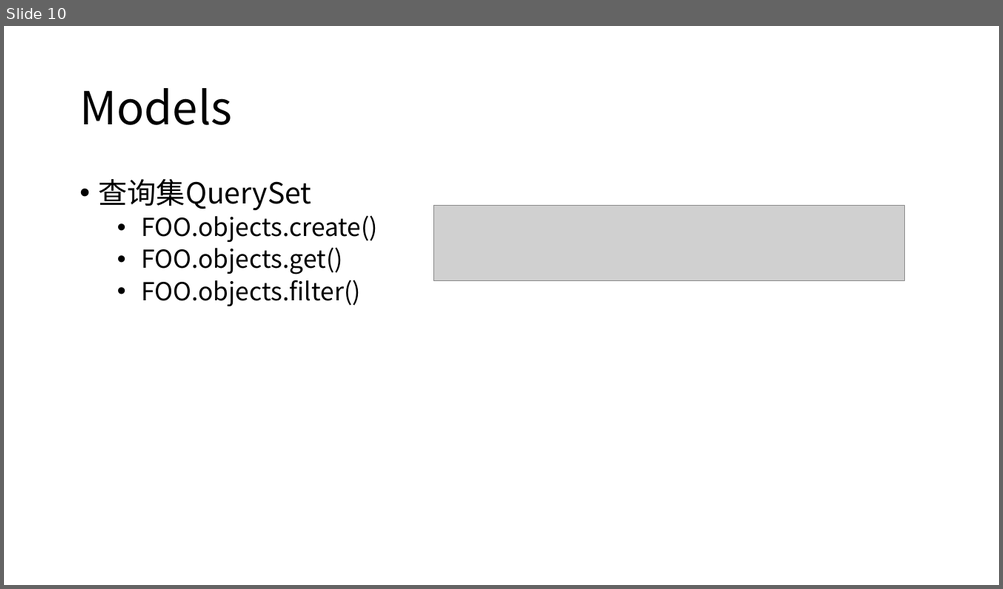
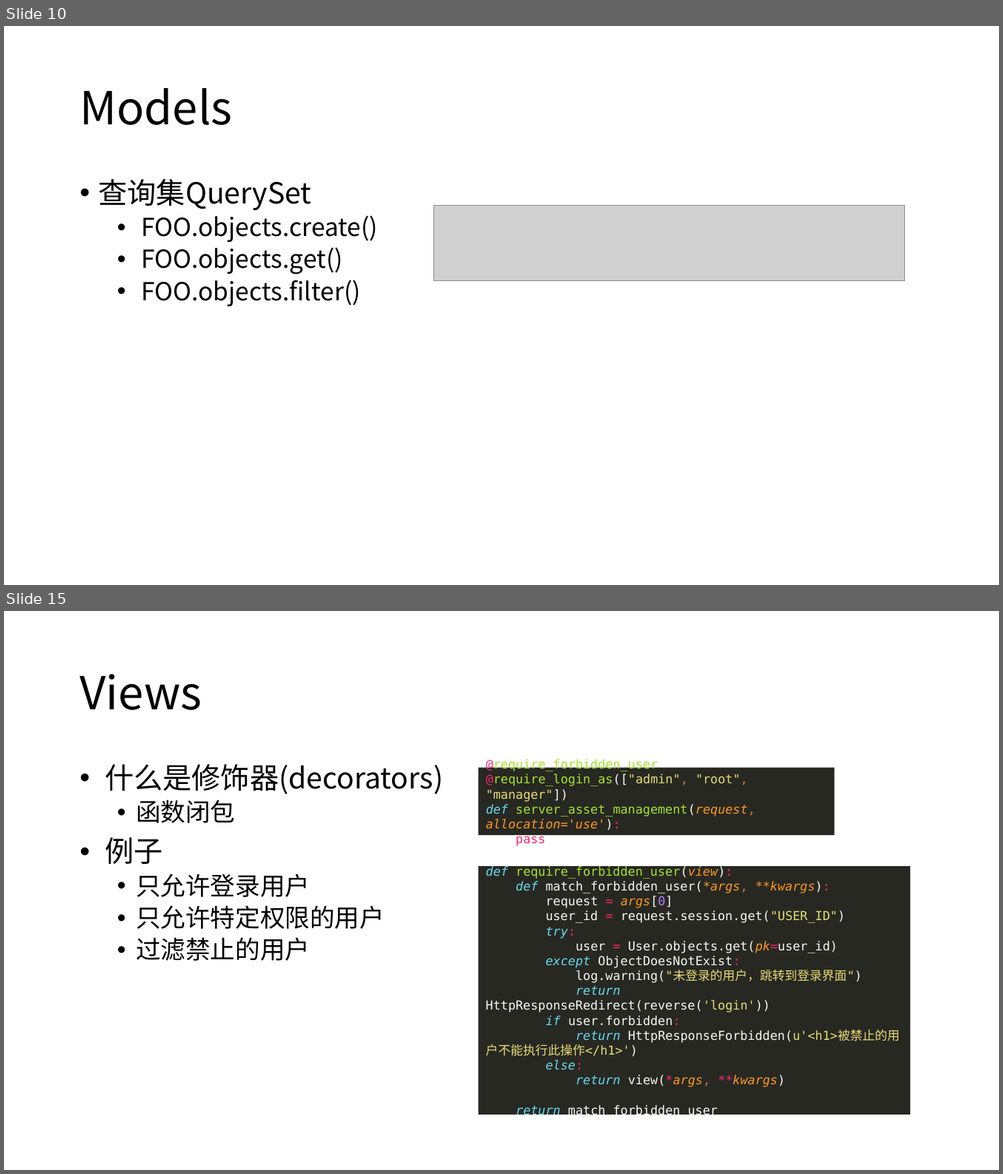
Before and after one commit to renqHIT/DemoQ, a slide deck: Django.pptx. Shown one above the other, each under a label of ours: slide 10 before the commit, slides 10 and 15 after it; the slides between them are not shown. The pictures are 1003x589 and 1003x1174 pixels, drawn with LibreOffice and Linux fonts; fonts in the diff are those of the drawing; grey boxes stand for pictures. Boxes give left, top, right and bottom in pixels: in the first picture for what was removed or moved away, otherwise in the second. Text is boxed around its words. In the diff, an @@ line names an element or a change of style, - is before the commit and + after.

```diff
--- a/Django.pptx
+++ b/Django.pptx
@@ slide 15 added at <box>4,611,999,1170</box>, background #FFFFFF @@
@@ title added at <box>79,674,202,710</box>, 44 pt, text #000000 @@
+Views
@@ text added at <box>105,764,443,961</box>, 24 pt, text #000000 @@
+• 什么是修饰器(decorators)
+  • 函数闭包
+• 例子
+  • 只允许登录用户
+  • 只允许特定权限的用户
+  • 过滤禁止的用户
@@ rectangle added at <box>478,768,834,835</box>, fill #272822, 12 pt, text #A6E22E @@
+@require_forbidden_user
+@require_login_as(["admin", "root", "manager"])
+def server_asset_management(request, allocation='use'):
+pass
@@ rectangle added at <box>478,866,910,1115</box>, fill #272822, 12 pt, text #F8F8F2 @@
+def require_forbidden_user(view):
+def match_forbidden_user(*args, **kwargs):
+request = args[0]
+user_id = request.session.get("USER_ID")
+try:
+user = User.objects.get(pk=user_id)
+except ObjectDoesNotExist:
+log.warning("未登录的用户，跳转到登录界面")
+return HttpResponseRedirect(reverse('login'))
+if user.forbidden:
+return HttpResponseForbidden(u'<h1>被禁止的用户不能执行此操作</h1>')
+else:
+return view(*args, **kwargs)
+return match_forbidden_user
```
Also in this commit, not shown: 3 slides changed, 9 other slides added, 6 slides removed.
